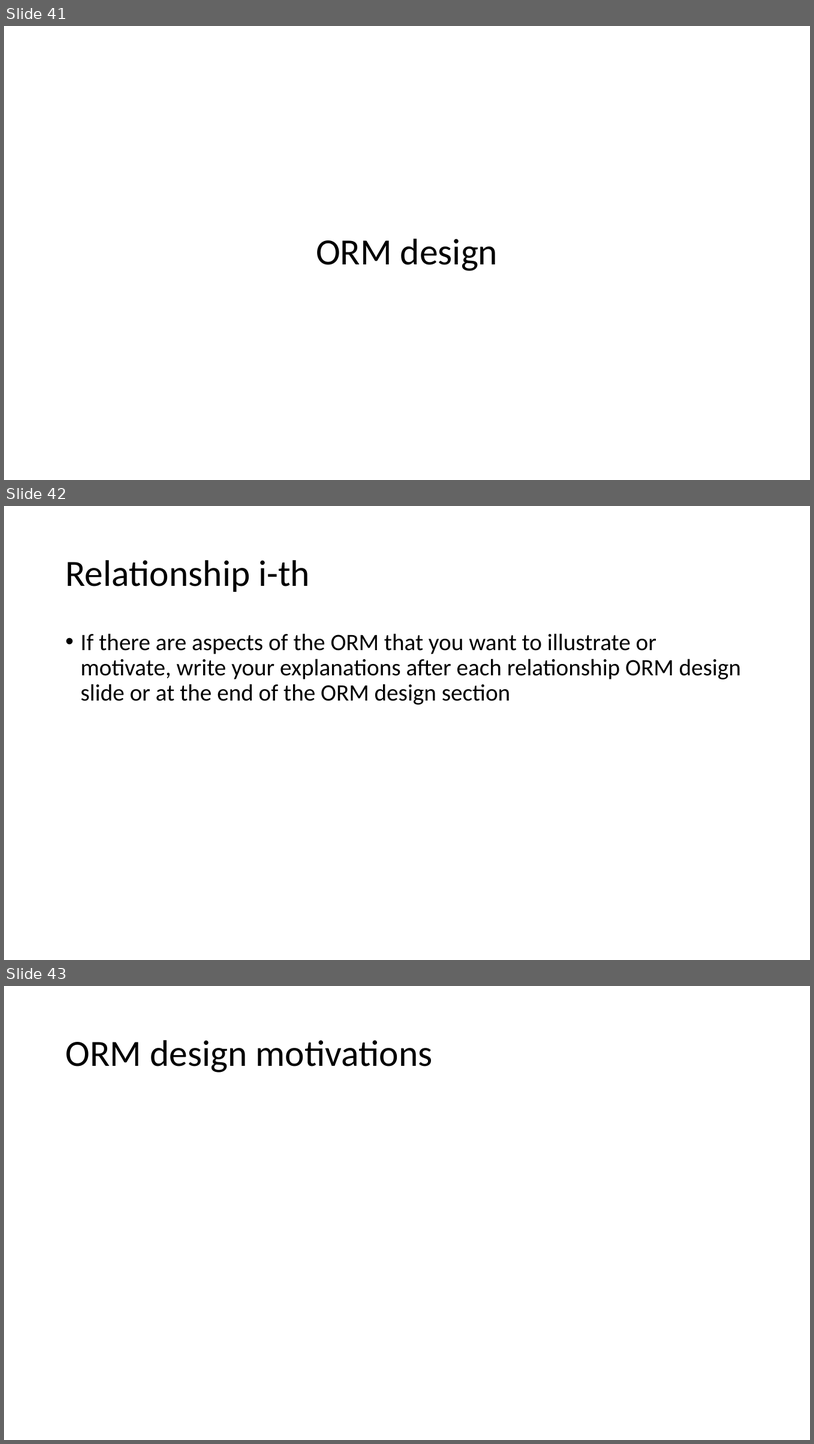
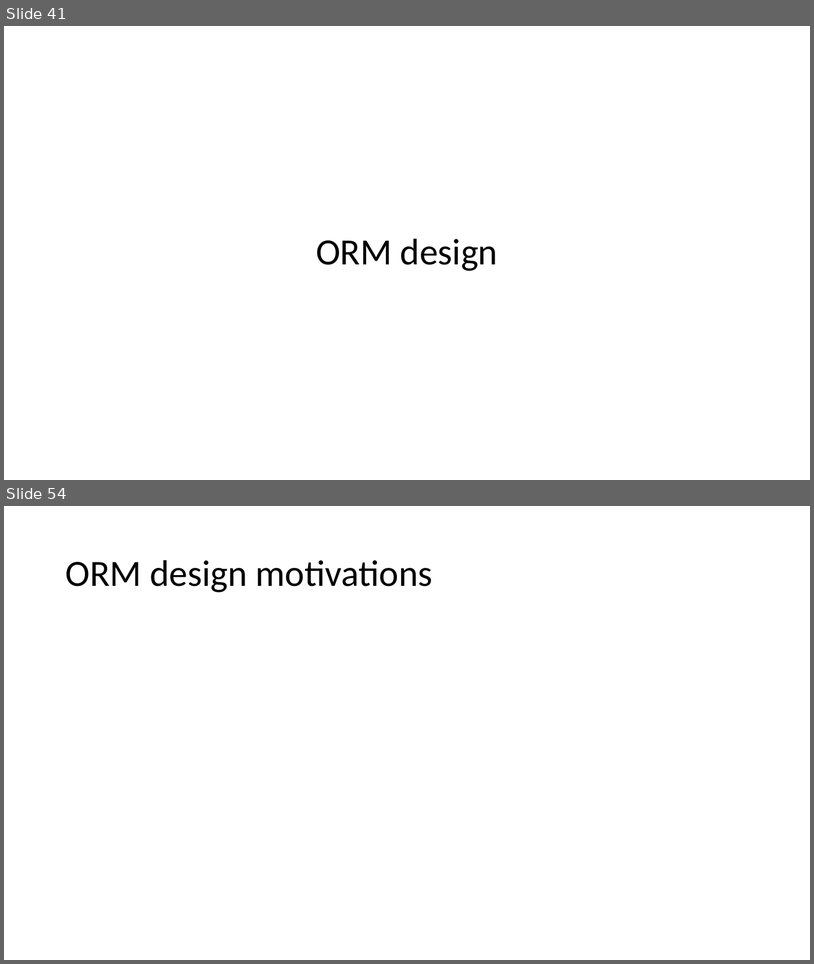
Before and after one commit to matteovisotto/DB2-SirianiVisotto, a slide deck: Documentation.pptx. Shown one above the other, each under a label of ours: slides 41, 42 and 43 before the commit, slides 41 and 54 after it; the slides between them are not shown. The pictures are 814x1444 and 814x964 pixels, drawn with LibreOffice and Linux fonts; fonts in the diff are those of the drawing. Boxes give left, top, right and bottom in pixels: in the first picture for what was removed or moved away, otherwise in the second. Text is boxed around its words. In the diff, an @@ line names an element or a change of style, - is before the commit and + after.

```diff
--- a/Documentation.pptx
+++ b/Documentation.pptx
@@ slide 42 removed at bbox=[4, 506, 810, 960], background #FFFFFF @@
@@ title removed at bbox=[65, 560, 310, 592] @@
-Relationship i-th
@@ text removed at bbox=[81, 633, 741, 705] @@
-• If there are aspects of the ORM that you want to illustrate or motivate, write your explanations after each relationship ORM design slide or at the end of the ORM design section
@@ what was slide 43 is now slide 54 @@
```
Also in this commit, not shown: 4 slides changed, 17 slides added, 2 other files.
